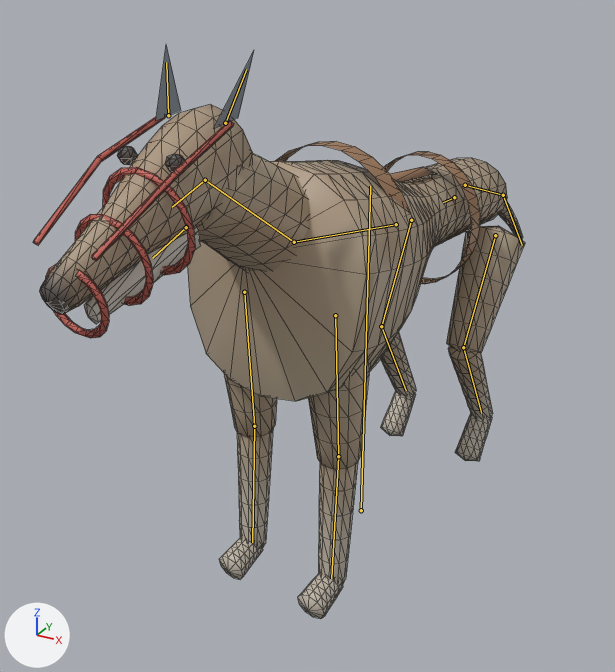
Renders of the glTF model assets/creatures/raid_hound/raid_hound.glb from each side of a commit.
Both versions are drawn from a 50 mm camera at (0.75, -1.552, 1.274) aimed at (-0.133, 0.054, 0.47). Arrows for +X, +Y and +Z are at lower left; the lights stay in place. The picture after the commit comes second. Both versions are drawn at frame 2 of the action 'hit_b'; the numbers are the values there. The bones that change, and the others that lie on the model, are drawn over the model as lines. Mesh edges are drawn as thin lines.

The first picture shows 'raid_hound'.
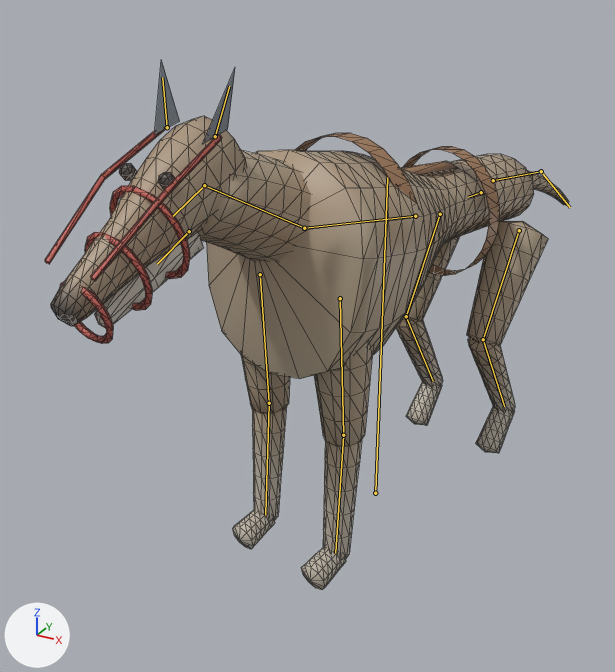
Edits to the bpy script that builds the scene:
```text
Change bone_root:
    where bone_root = bpy.data.objects['Armature'].pose.bones['root']
    bone_root.location: (0.0, 0.0, -0.094) -> (0.0, 0.0, -0.183)
    bone_root.rotation_quaternion: (0.998, 0.0, -0.054, 0.0) -> (0.994, 0.0, -0.106, 0.0)  # degrees (0, -6, 0) -> degrees (0, -12, 0)
Change bone_neck:
    where bone_neck = bpy.data.objects['Armature'].pose.bones['neck']  # child of 'chest'
    bone_neck.rotation_quaternion: (0.997, 0.068, 0.0, 0.0) -> (0.991, 0.133, 0.0, 0.0)  # degrees (8, 0, 0) -> degrees (15, 0, 0)
Change bone_tail0:
    where bone_tail0 = bpy.data.objects['Armature'].pose.bones['tail0']  # child of 'hips'
    bone_tail0.rotation_quaternion: (0.992, 0.113, 0.0, 0.0) -> (0.974, 0.22, 0.0, 0.0)  # degrees (13, 0, 0) -> degrees (25, 0, 0)
```

Boxes [x1, y1, x2, y2] around the edits, measured in the pictures (615 x 672 px):
'raid_hound', posed (6% wider, 8% shorter): before [33, 45, 525, 619]; after [45, 60, 569, 590]
bone 'root', root to tip: before (361, 510) to (370, 186); after (375, 493) to (387, 177)
bone 'neck', root to tip: before (294, 242) to (205, 180); after (304, 228) to (204, 185)
bone 'tail0', root to tip: before (465, 185) to (503, 195); after (493, 180) to (541, 171)
